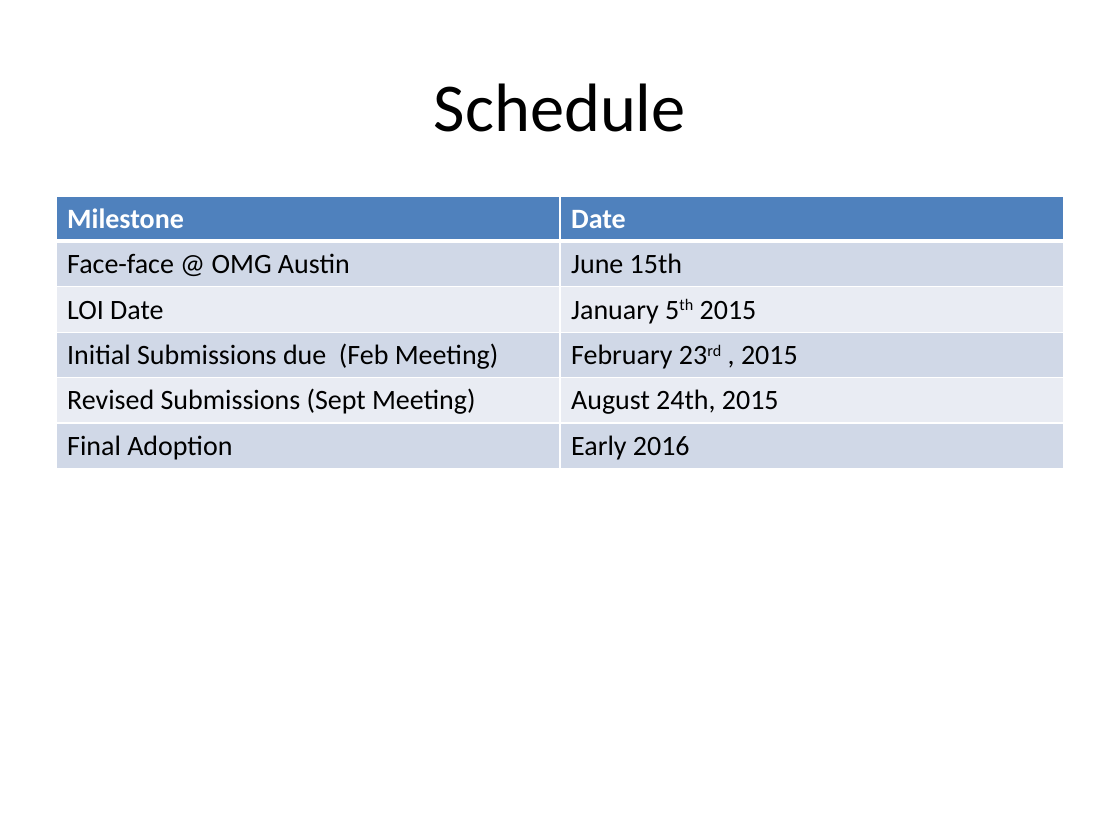
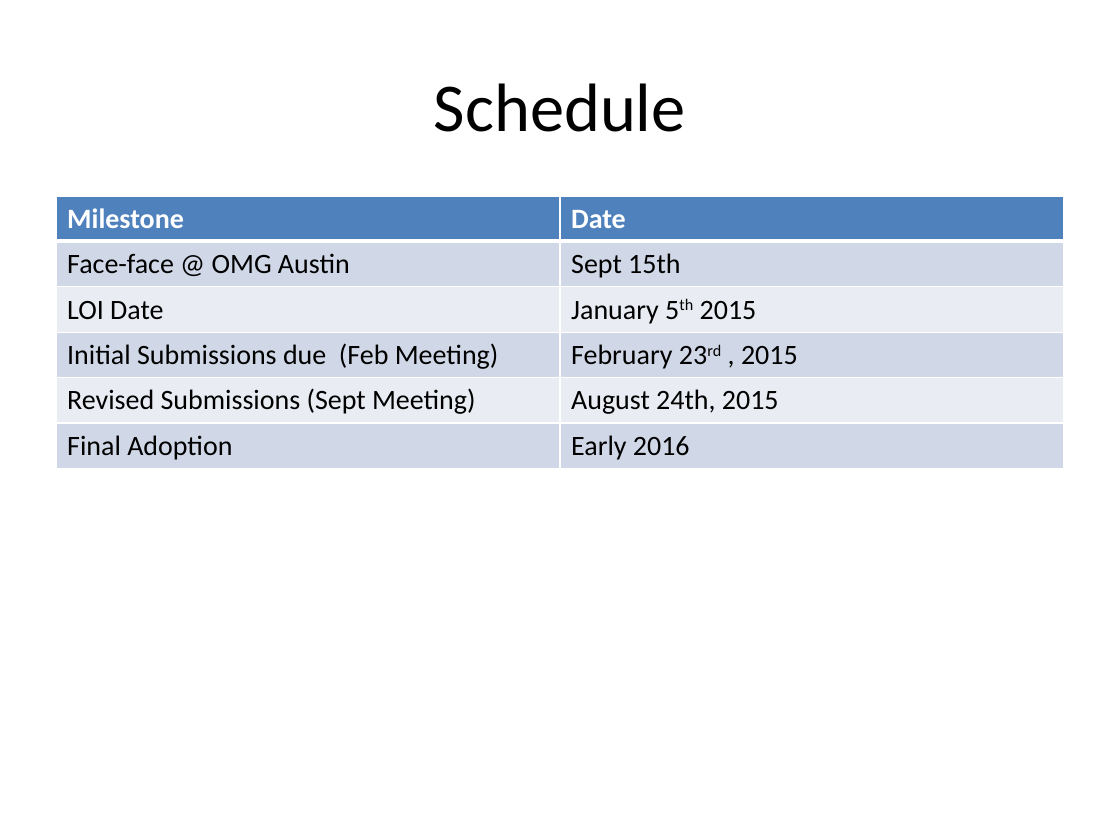
Before and after one commit to omg-threat-modeling/phase1, a slide deck: slide 9 of docs/Threat-risk modeling Team-Kickoff.pptx. Drawn at 1120x840 pixels with LibreOffice and Linux fonts; fonts in the diff are those of the drawing. Boxes give left, top, right and bottom in pixels: in the first picture for what was removed or moved away, otherwise in the second. Text is boxed around its words. In the diff, an @@ line names an element or a change of style, - is before the commit and + after.

```diff
--- a/docs/Threat-risk modeling Team-Kickoff.pptx
+++ b/docs/Threat-risk modeling Team-Kickoff.pptx
@@ table at (56, 196, 1064, 468) @@
-row 2, column 2: June 15th
+row 2, column 2: Sept 15th
```
Also in this commit, not shown: 1 other file.
